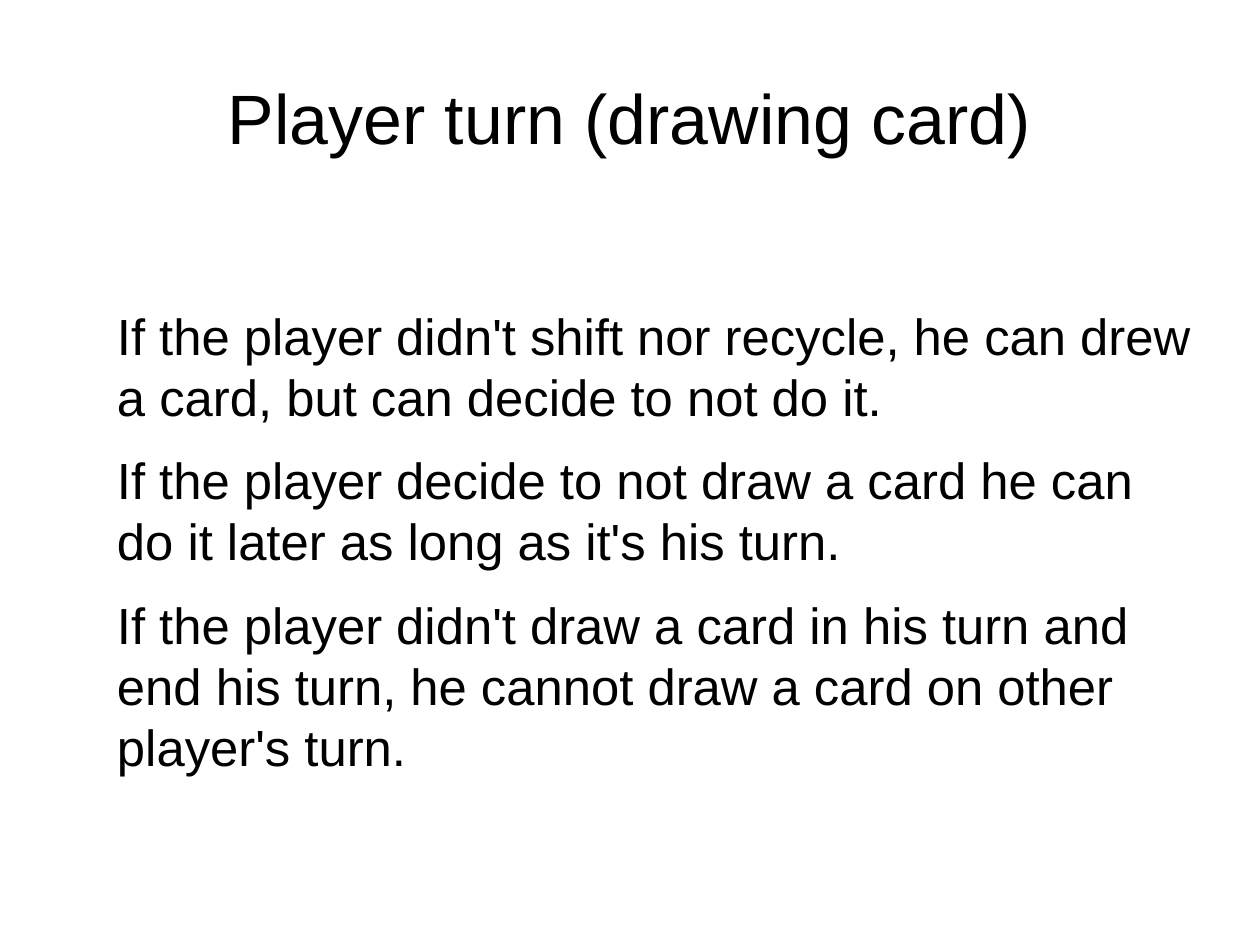
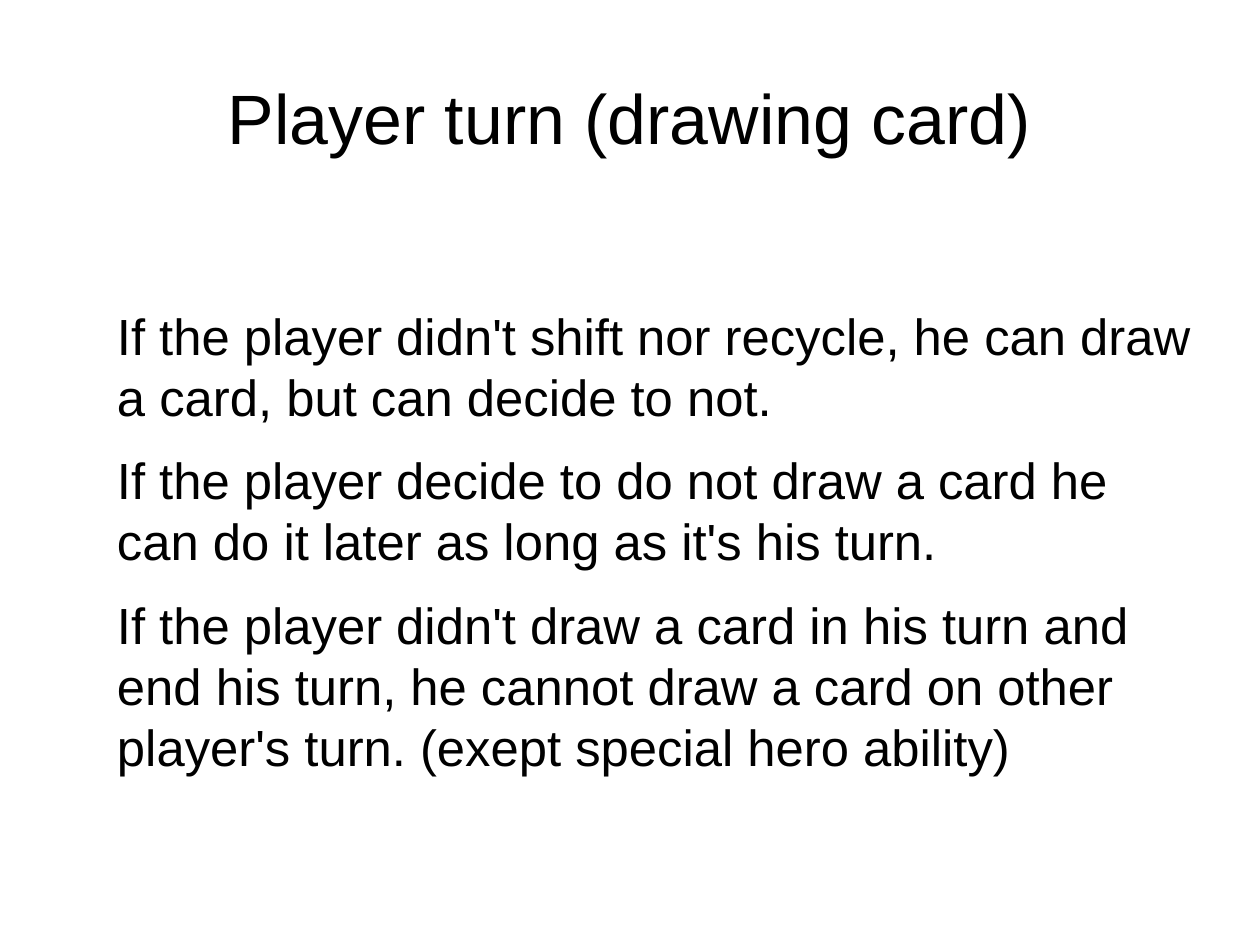
Before and after one commit to idolord/CryptDuel, a slide deck: slide 6 of documentation/player turn CDC - panda.odp. Drawn at 1260x945 pixels with LibreOffice and Linux fonts; fonts in the diff are those of the drawing. Boxes give left, top, right and bottom in pixels: in the first picture for what was removed or moved away, otherwise in the second. Text is boxed around its words. In the diff, an @@ line names an element or a change of style, - is before the commit and + after.

Commit message:
player turn CDC
added hero regen minor corrections

```diff
--- a/documentation/player turn CDC - panda.odp
+++ b/documentation/player turn CDC - panda.odp
@@ text at (117, 318, 1190, 776): text changed @@
-If the player didn't shift nor recycle, he can drew a card, but can decide to not do it.
-If the player decide to not draw a card he can do it later as long as it's his turn.
-If the player didn't draw a card in his turn and end his turn, he cannot draw a card on other player's turn.
+If the player didn't shift nor recycle, he can draw a card, but can decide to not.
+If the player decide to do not draw a card he can do it later as long as it's his turn.
+If the player didn't draw a card in his turn and end his turn, he cannot draw a card on other player's turn. (exept special hero ability)
```
Also in this commit, not shown: 3 other slides changed.
